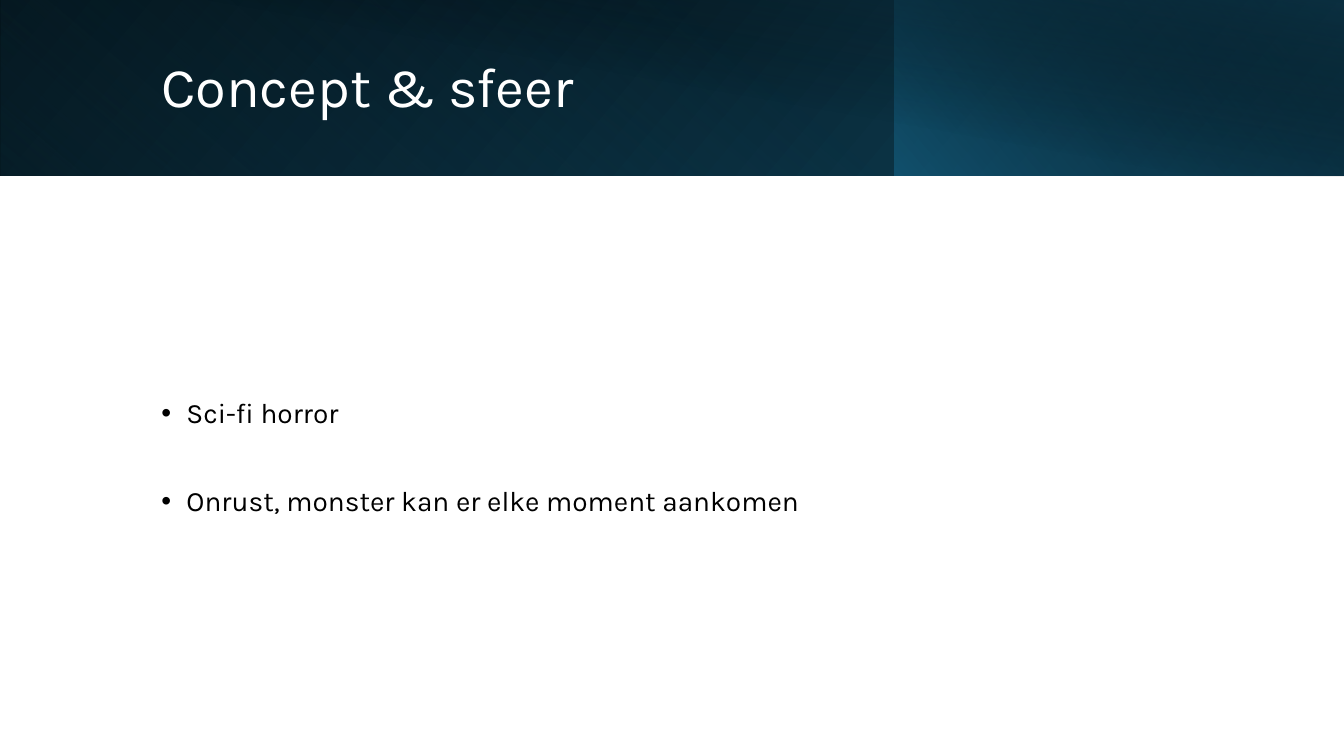
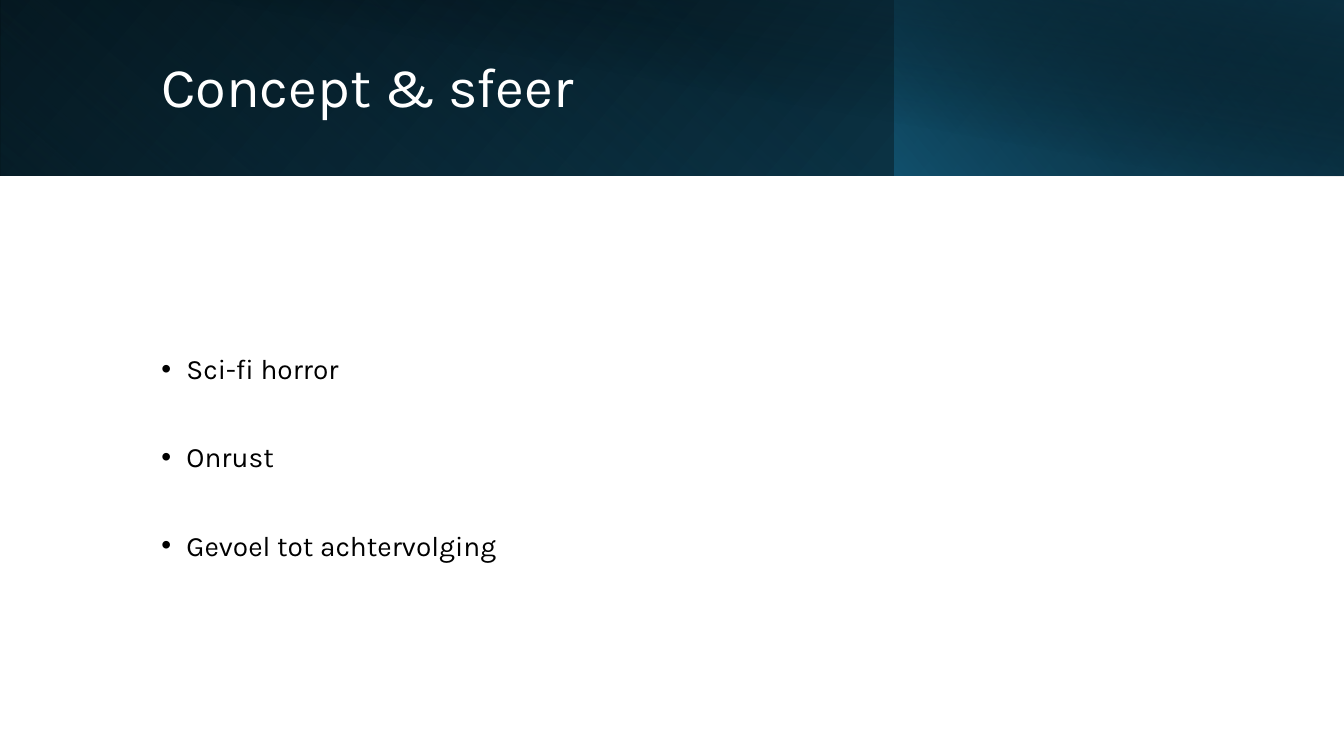
Before and after one commit to JelleHaast/VRExp2026Project, a slide deck: slide 2 of ProjectVREXP.pptx. Drawn at 1344x756 pixels with LibreOffice and Linux fonts; fonts in the diff are those of the drawing. Boxes give left, top, right and bottom in pixels: in the first picture for what was removed or moved away, otherwise in the second. Text is boxed around its words. In the diff, an @@ line names an element or a change of style, - is before the commit and + after.

```diff
--- a/ProjectVREXP.pptx
+++ b/ProjectVREXP.pptx
@@ text at bbox=[186, 449, 496, 563]: text changed @@
-• Onrust, monster kan er elke moment aankomen
+• Onrust
+• Gevoel tot achtervolging
```
Also in this commit, not shown: 3 other slides changed, 2 slides added, 1 slide removed.
